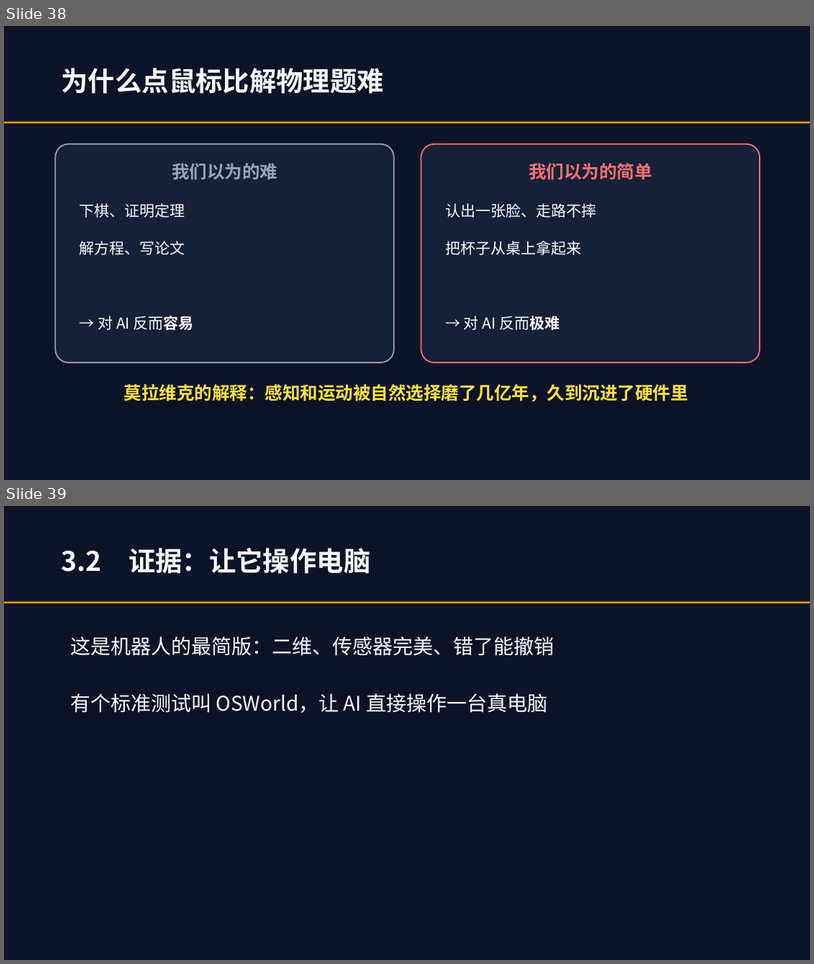
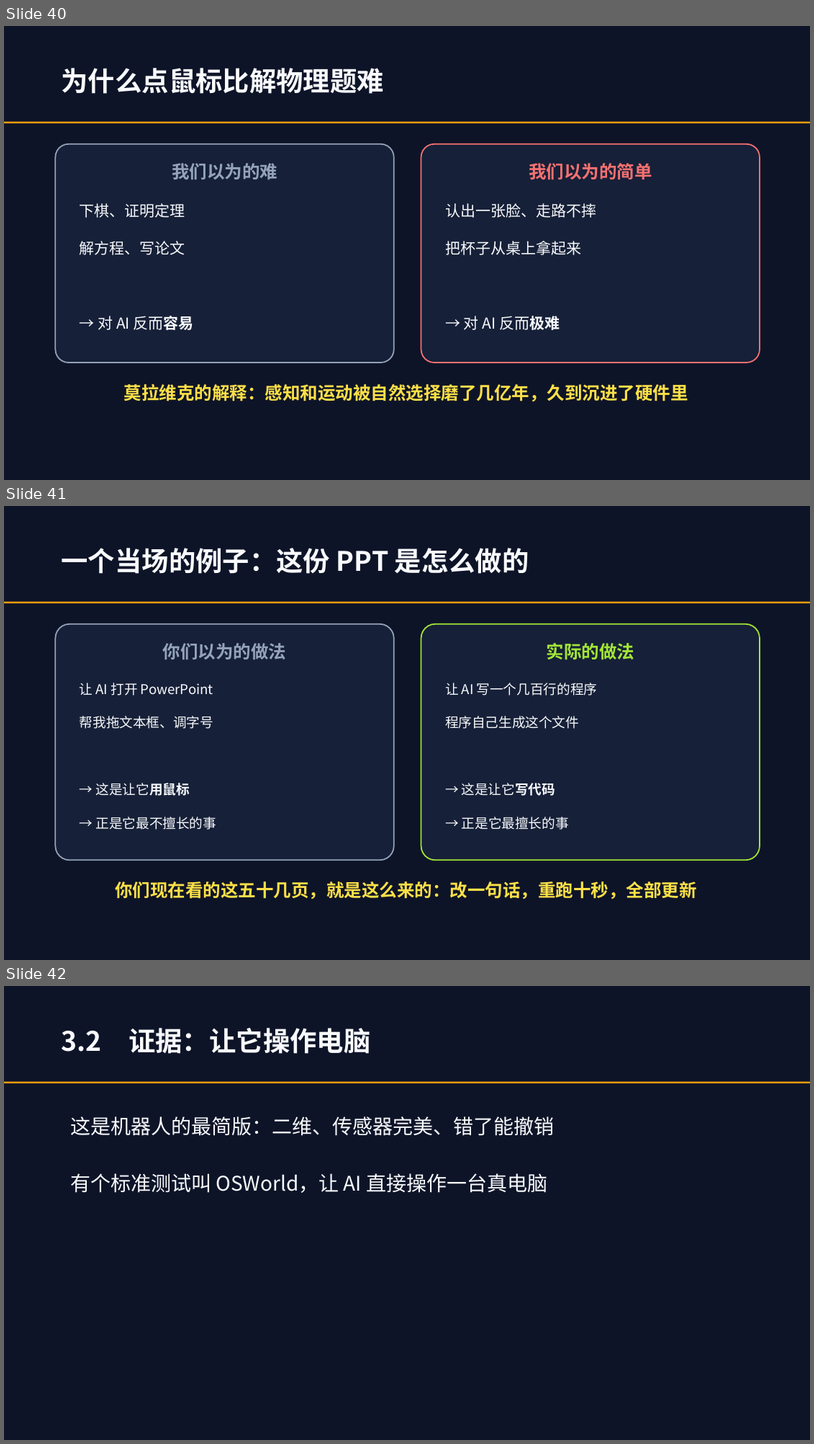
Before and after one commit to lmxxf/ai-theorys-study, a slide deck: wechat/curriculum/智能通识课.pptx. Shown one above the other, each under a label of ours: slides 38 and 39 before the commit, slides 40, 41 and 42 after it. The pictures are 814x964 and 814x1444 pixels, drawn with LibreOffice and Linux fonts; fonts in the diff are those of the drawing. Boxes give left, top, right and bottom in pixels: in the first picture for what was removed or moved away, otherwise in the second. Text is boxed around its words. In the diff, an @@ line names an element or a change of style, - is before the commit and + after.

```diff
--- a/wechat/curriculum/智能通识课.pptx
+++ b/wechat/curriculum/智能通识课.pptx
@@ slide 41 added at box(4, 506, 810, 960), background #0E1428 @@
@@ text added at box(62, 548, 530, 574), 32 pt, text #F8FAFC, bold @@
+一个当场的例子：这份 PPT 是怎么做的
@@ rectangle added at box(4, 602, 810, 603), fill #F59E0B @@
@@ rounded rectangle added at box(55, 624, 394, 860), fill #162038, outline #94A3B8 1.5 pt @@
@@ rounded rectangle added at box(422, 624, 760, 860), fill #162038, outline #A3E635 1.5 pt @@
@@ text added at box(163, 643, 287, 659), 21 pt, text #94A3B8, bold @@
+你们以为的做法
@@ text added at box(547, 643, 635, 659), 21 pt, text #A3E635, bold @@
+实际的做法
@@ text added at box(80, 682, 214, 695), 16 pt, text #F8FAFC @@
+让 AI 打开 PowerPoint
@@ text added at box(445, 682, 598, 695), 16 pt, text #F8FAFC @@
+让 AI 写一个几百行的程序
@@ text added at box(80, 716, 214, 728), 16 pt, text #F8FAFC @@
+帮我拖文本框、调字号
@@ text added at box(445, 716, 579, 728), 16 pt, text #F8FAFC @@
+程序自己生成这个文件
@@ text added at box(96, 782, 190, 795), 16 pt, text #F8FAFC @@
+→ 这是让它用鼠标
@@ text added at box(462, 782, 556, 795), 16 pt, text #F8FAFC @@
+→ 这是让它写代码
@@ text added at box(96, 816, 217, 829), 16 pt, text #F8FAFC @@
+→ 正是它最不擅长的事
@@ text added at box(462, 816, 569, 829), 16 pt, text #F8FAFC @@
+→ 正是它最擅长的事
@@ text added at box(115, 881, 697, 898), 21 pt, text #FDE047, bold @@
+你们现在看的这五十几页，就是这么来的：改一句话，重跑十秒，全部更新
@@ what was slide 38 is now slide 40 @@
@@ what was slide 39 is now slide 42 @@
```
Also in this commit, not shown: 3 slides changed, 6 other slides added, 1 slide removed, 2 other files.
